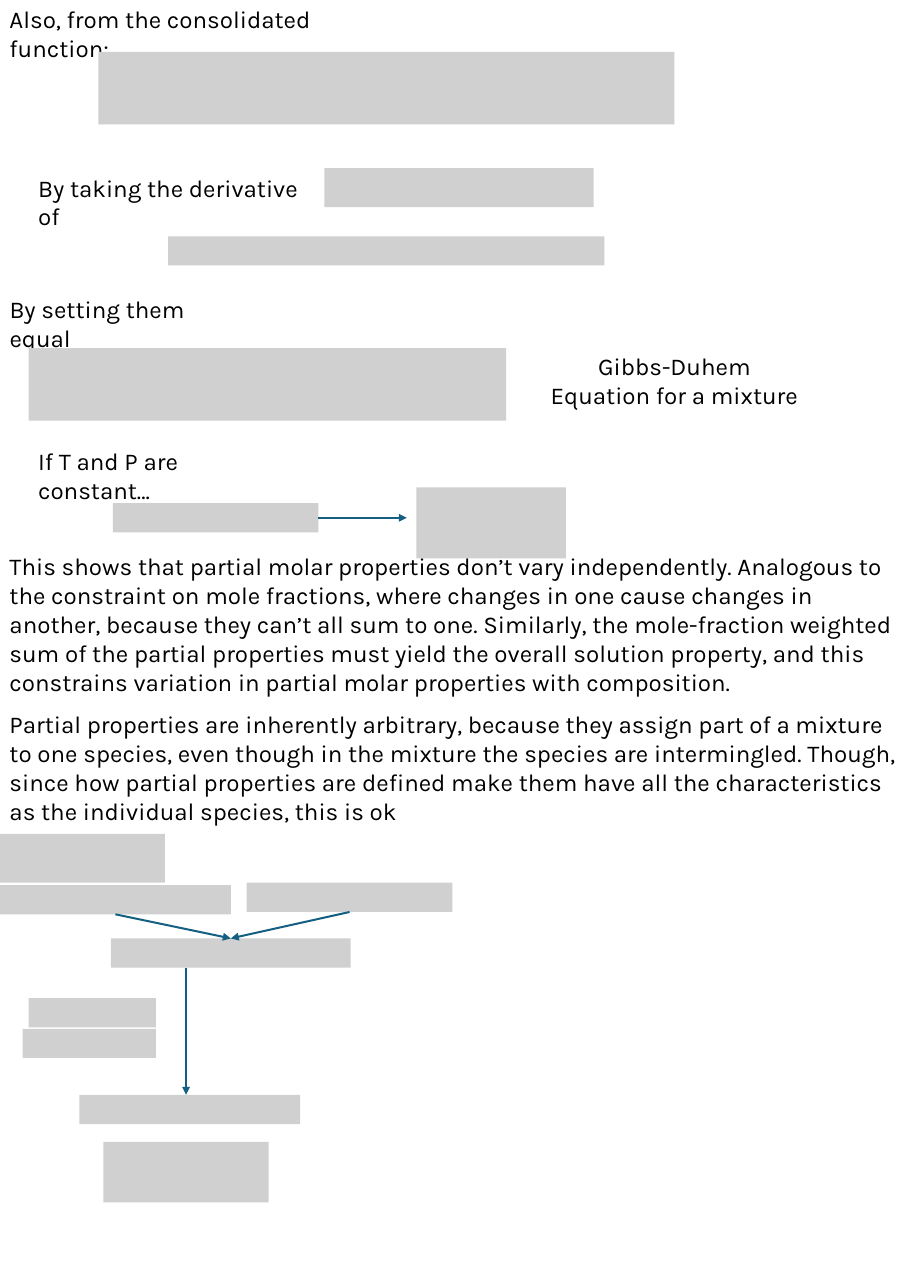
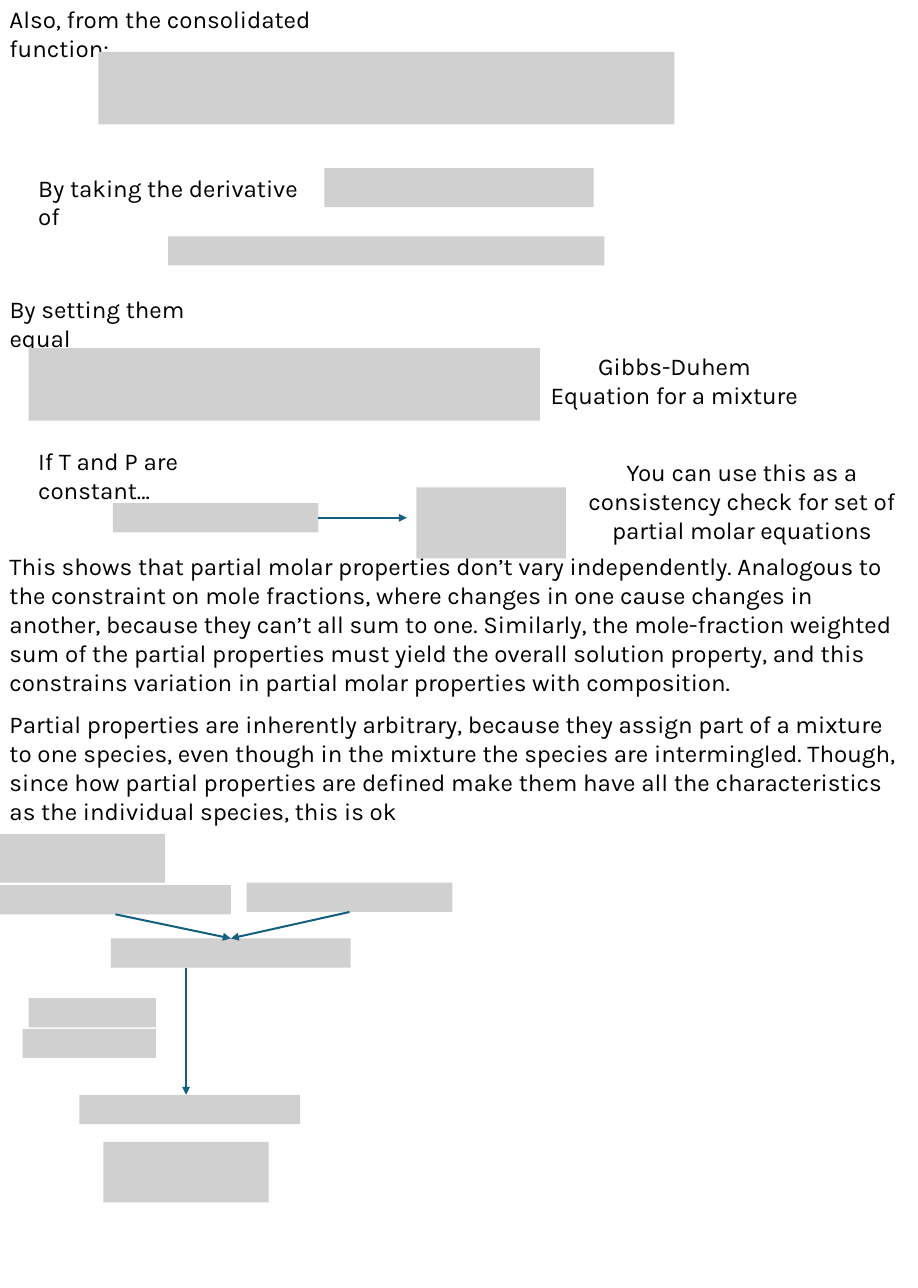
Before and after one commit to 1980s-Space-Guy/Fall24Classes, a slide deck: slide 16 of ThermodynamicsII.pptx. Drawn at 918x1288 pixels with LibreOffice and Linux fonts; fonts in the diff are those of the drawing; grey boxes stand for pictures. Boxes give left, top, right and bottom in pixels: in the first picture for what was removed or moved away, otherwise in the second. Text is boxed around its words. In the diff, an @@ line names an element or a change of style, - is before the commit and + after.

```diff
--- a/ThermodynamicsII.pptx
+++ b/ThermodynamicsII.pptx
@@ picture: place and size @@
-picture at box(29, 348, 506, 420)
+picture at box(29, 348, 540, 420)
@@ text added at box(588, 464, 895, 544), 18 pt, text #000000 @@
+You can use this as a consistency check for set of partial molar equations
```
Also in this commit, not shown: 1 other slide changed, 3 slides added, 2 other files.
